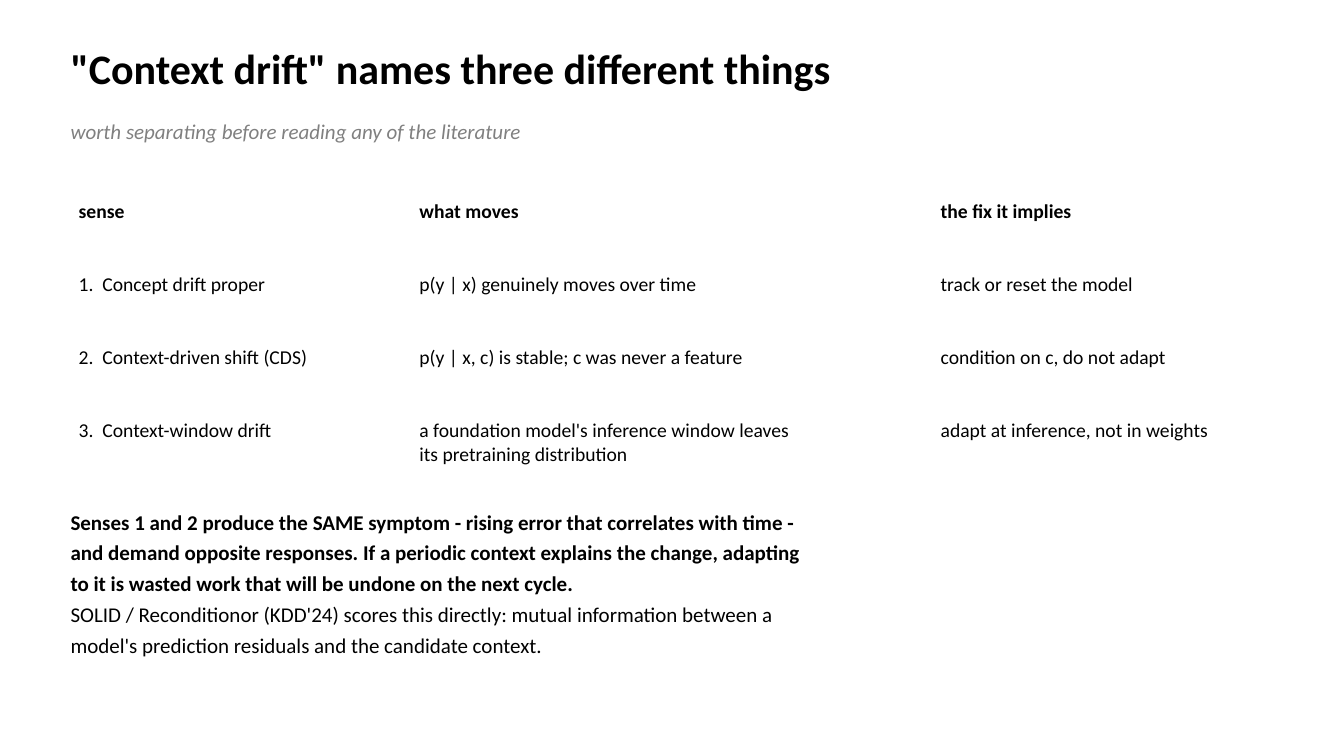
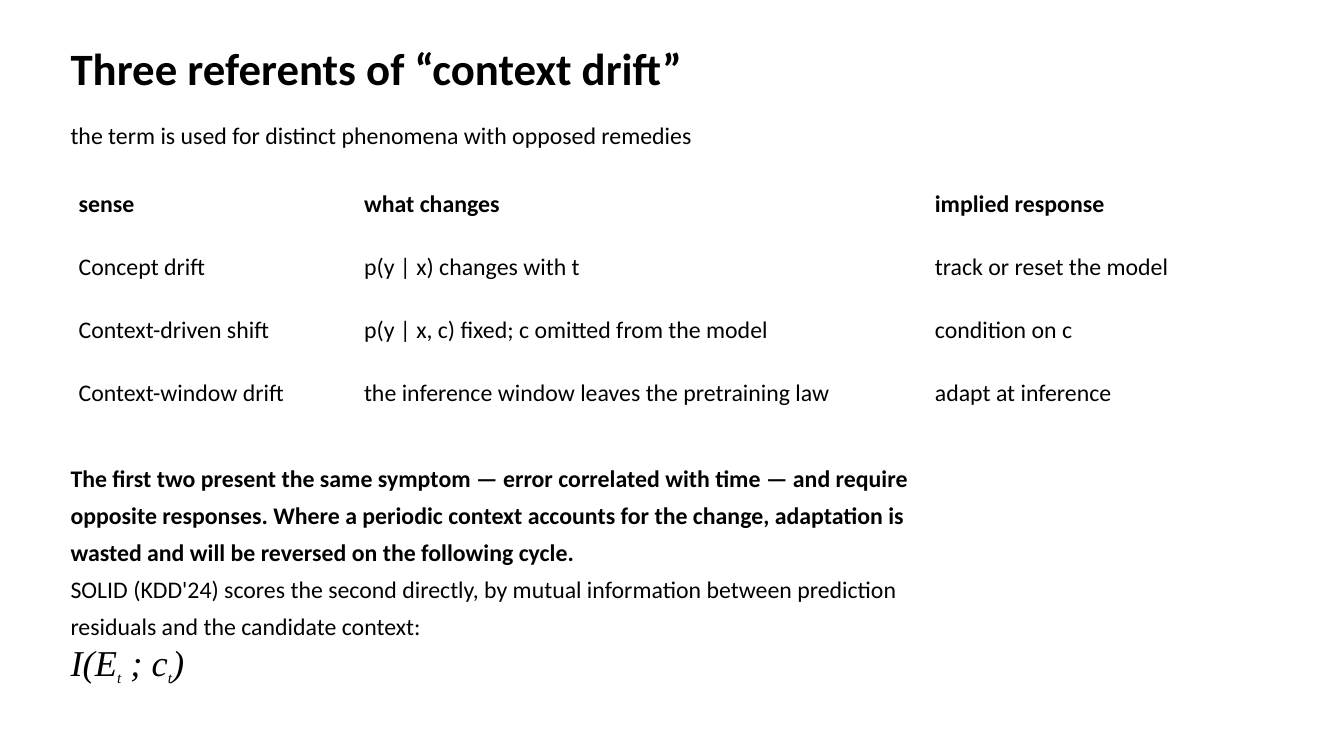
Before and after one commit to phuong0111/time-series-research, a slide deck: slide 7 of data-drift/seminar.pptx. Drawn at 1344x756 pixels with LibreOffice and Linux fonts; fonts in the diff are those of the drawing. Boxes give left, top, right and bottom in pixels: in the first picture for what was removed or moved away, otherwise in the second. Text is boxed around its words. In the diff, an @@ line names an element or a change of style, - is before the commit and + after.

```diff
--- a/data-drift/seminar.pptx
+++ b/data-drift/seminar.pptx
@@ text at (71, 52, 682, 86): text changed; size 30 to 32 pt @@
-"Context drift" names three different things
+Three referents of “context drift”
@@ text at (71, 127, 691, 148): text changed; size 15 to 17 pt; text colour #808080 to #000000; italic off @@
-worth separating before reading any of the literature
+the term is used for distinct phenomena with opposed remedies
@@ table at (71, 187, 1273, 439) @@
-row 1, column 2: what moves
+row 1, column 2: what changes
-row 1, column 3: the fix it implies
+row 1, column 3: implied response
-row 2, column 1: 1. Concept drift proper
+row 2, column 1: Concept drift
-row 2, column 2: p(y | x) genuinely moves over time
+row 2, column 2: p(y | x) changes with t
-row 3: 2. Context-driven shift (CDS) | p(y | x, c) is stable; c was never a feature | condition on c, do not adapt
+row 3: Context-driven shift | p(y | x, c) fixed; c omitted from the model | condition on c
-row 4: 3. Context-window drift | a foundation model's inference window leaves its pretraining distribution | adapt at inference, not in weights
+row 4: Context-window drift | the inference window leaves the pretraining law | adapt at inference
@@ size 14 to 17 pt in "sense", "track or reset the model" @@
@@ table: place and size @@
-table at (71, 197, 1273, 489)
+table at (71, 187, 1273, 439)
@@ text at (71, 470, 908, 635): text changed; size 15 to 17 pt @@
-Senses 1 and 2 produce the SAME symptom - rising error that correlates with time -
-and demand opposite responses. If a periodic context explains the change, adapting
-to it is wasted work that will be undone on the next cycle.
-SOLID / Reconditionor (KDD'24) scores this directly: mutual information between a
-model's prediction residuals and the candidate context.
+The first two present the same symptom — error correlated with time — and require
+opposite responses. Where a periodic context accounts for the change, adaptation is
+wasted and will be reversed on the following cycle.
+SOLID (KDD'24) scores the second directly, by mutual information between prediction
+residuals and the candidate context:
@@ text added at (71, 651, 117, 683), 26 pt, text #000000, italic @@
+I(Et ; ct)
```
Also in this commit, not shown: 23 other slides changed, 3 slides added, 3 slides removed, 1 other file.
